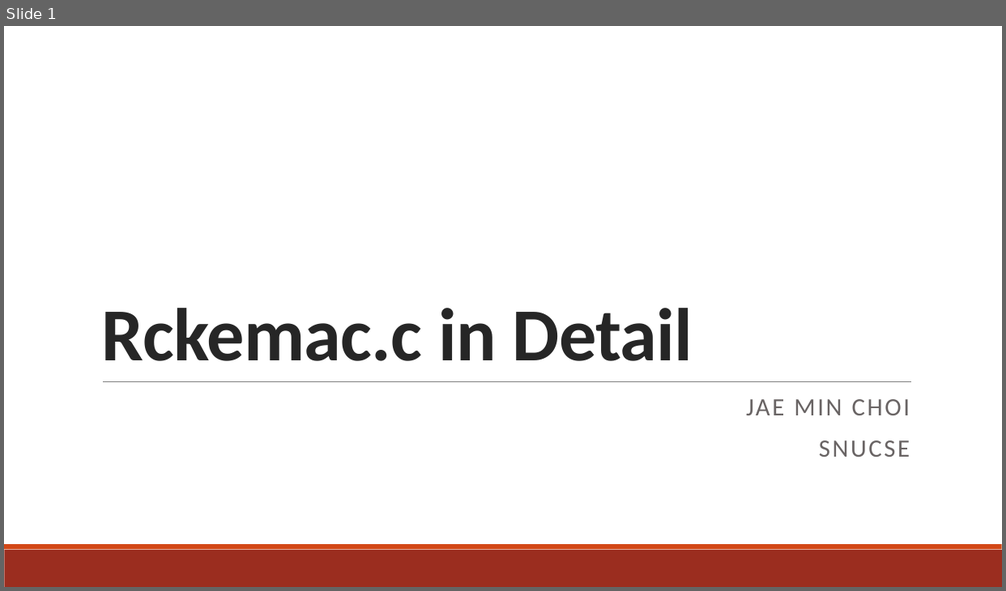
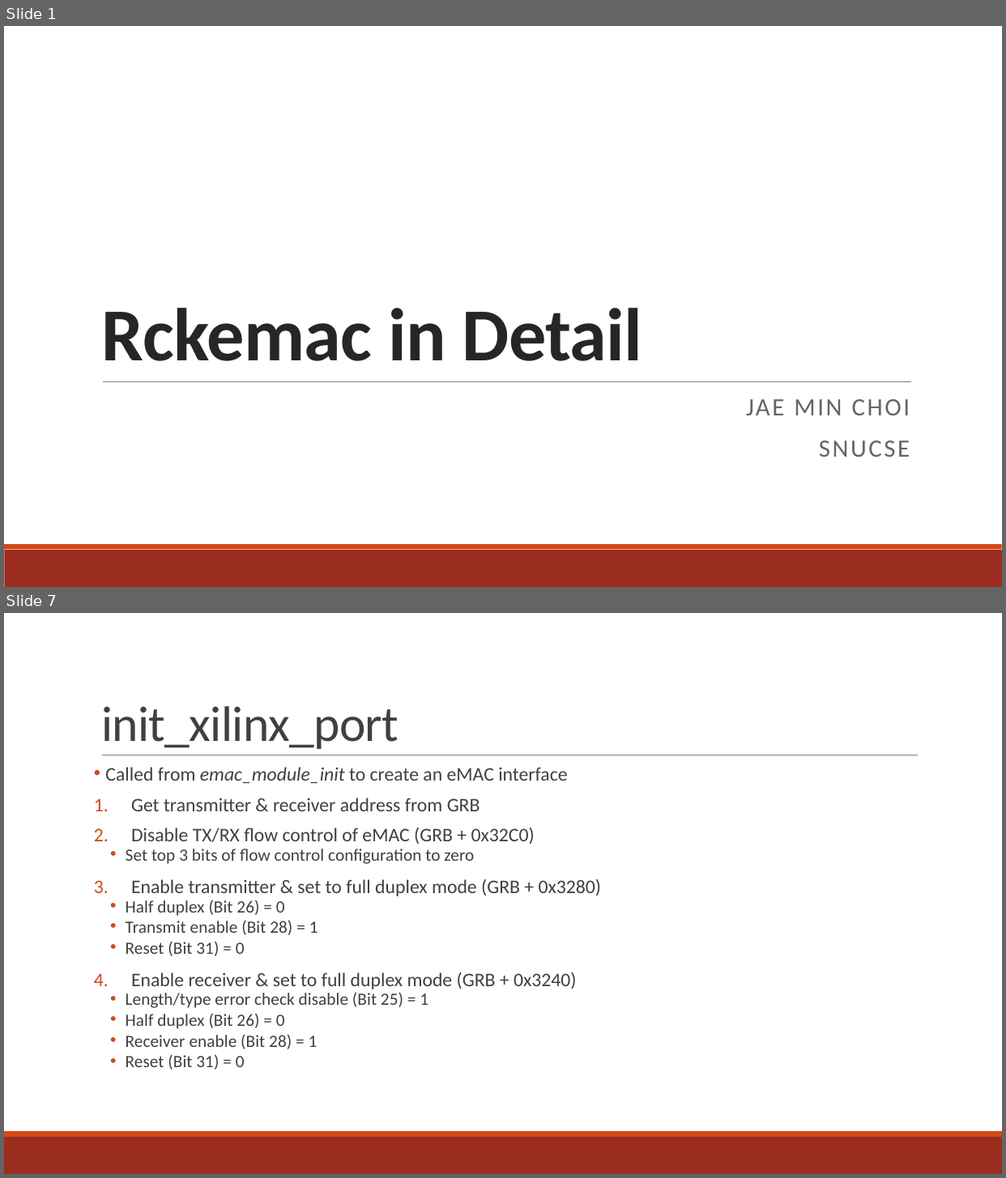
Before and after one commit to minitu/urop_priv, a slide deck: rckemac_detailed.pptx. Shown one above the other, each under a label of ours: slide 1 before the commit, slides 1 and 7 after it; the slides between them are not shown. The pictures are 1006x591 and 1006x1178 pixels, drawn with LibreOffice and Linux fonts; fonts in the diff are those of the drawing. Boxes give left, top, right and bottom in pixels: in the first picture for what was removed or moved away, otherwise in the second. Text is boxed around its words. In the diff, an @@ line names an element or a change of style, - is before the commit and + after.

Commit message:
Need to finish setup_emac TX

```diff
--- a/rckemac_detailed.pptx
+++ b/rckemac_detailed.pptx
@@ slide 7 added at [4,613,1002,1174], background #FFFFFF; not listed: 2 template elements that a slide beside it also shows @@
@@ title added at [101,706,398,749], 48 pt, text #404040 @@
+init_xilinx_port
@@ line added from (102, 756) to (918, 756), #808080 0.5 pt @@
@@ text added at [105,767,602,1070], 18.5 pt, text #404040 @@
+• Called from emac_module_init to create an eMAC interface
+1. Get transmitter & receiver address from GRB
+2. Disable TX/RX flow control of eMAC (GRB + 0x32C0)
+  • Set top 3 bits of flow control configuration to zero
+3. Enable transmitter & set to full duplex mode (GRB + 0x3280)
+  • Half duplex (Bit 26) = 0
+  • Transmit enable (Bit 28) = 1
+  • Reset (Bit 31) = 0
+4. Enable receiver & set to full duplex mode (GRB + 0x3240)
+  • Length/type error check disable (Bit 25) = 1
+  • Half duplex (Bit 26) = 0
+  • Receiver enable (Bit 28) = 1
+  • Reset (Bit 31) = 0
@@ slide 1 changed as well @@
@@ title at [101,308,642,361]: text changed @@
-Rckemac.c in Detail
+Rckemac in Detail
```
Also in this commit, not shown: 1 other slide changed, 9 other slides added, 2 slides removed, 1 other file.
